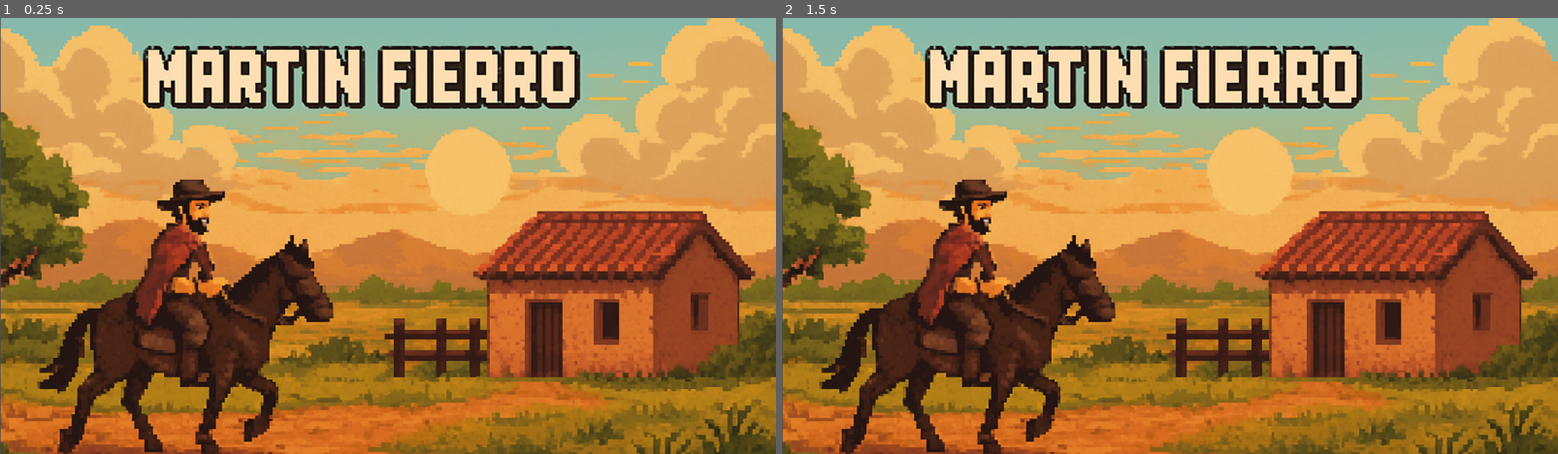
Above: before the commit, frames 1-2 (left to right).
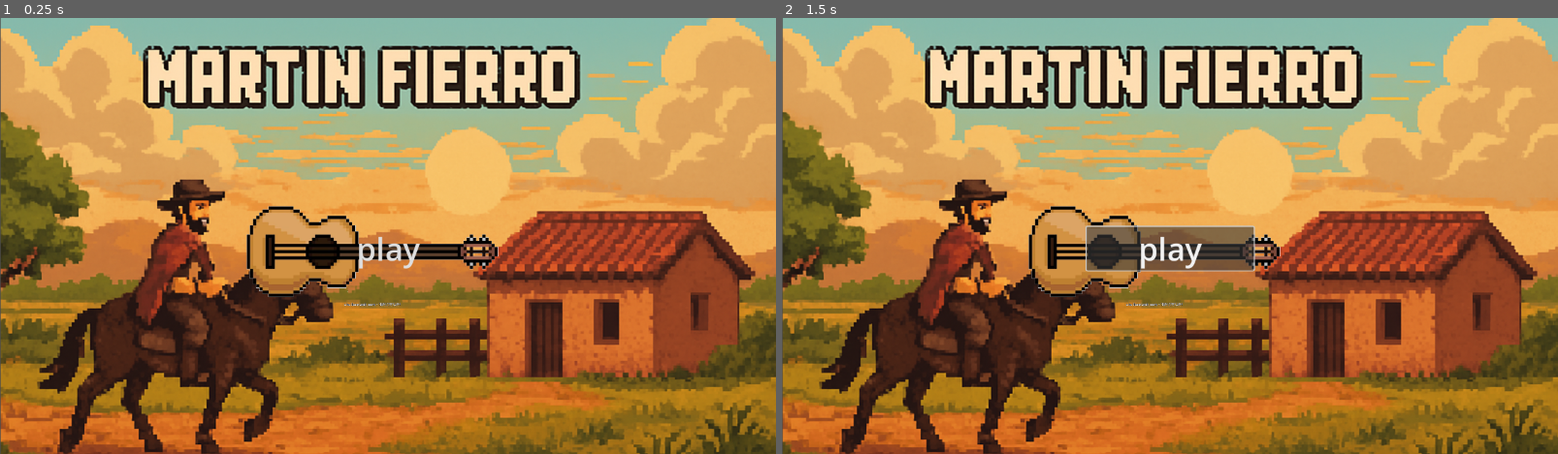
Above: after the commit, the same moments.

Repository: ODICRACK/JuegoMartinFierro
Game: Godot game, scene res://Ecenas/Menu.tscn
Two runs of this game, one before a commit and one after it. Both use one fixed random seed, a clock stepped at 60 frames per second and the inputs below.
Inputs (mouse positions are in pixels of both pictures, inside the frame that each line leads up to):
- Up to frame 1 (0.25 s): no input
- Up to frame 2 (1.5 s): click (1170, 249) at 0.5 s, where only the run after the commit has a clickable "play"; click (1170, 249) at 1.25 s, where only the run after the commit has a clickable "play"

The runs differ from the first frame. In frame 1, 2.7% of the frame differs, in the area x 31-65%, y 43-67%; in frame 2, 3.9%.

Commit message:
decoracion agregado

Diff:
--- a/Ecenas/Menu.tscn
+++ b/Ecenas/Menu.tscn
@@ -1,6 +1,9 @@
-[gd_scene load_steps=2 format=3 uid="uid://cgfjemoqlmi4c"]
+[gd_scene load_steps=4 format=3 uid="uid://cgfjemoqlmi4c"]
 
+[ext_resource type="Texture2D" uid="uid://suw5g8gilx57" path="res://Sprites/pixel_guitar_transparent.png" id="2_q4tns"]
 [ext_resource type="Texture2D" uid="uid://xr304ynpsl4y" path="res://Sprites/ChatGPT Image 10 sept 2025, 09_58_40 p.m..png" id="2_sp3bm"]
+
+[sub_resource type="StyleBoxEmpty" id="StyleBoxEmpty_jxnki"]
 
 [node name="Menu" type="Control"]
 layout_mode = 3
@@ -15,12 +18,36 @@
 
 [node name="TextureRect" type="TextureRect" parent="."]
 layout_mode = 1
-anchors_preset = 9
-anchor_bottom = 1.0
 offset_left = -798.75
 offset_top = -502.75
 offset_right = 801.25
 offset_bottom = 521.25
-grow_vertical = 2
 pivot_offset = Vector2(768, 512)
 texture = ExtResource("2_sp3bm")
+
+[node name="PixelGuitarTransparent" type="Sprite2D" parent="."]
+position = Vector2(-32.5, 40)
+scale = Vector2(0.766714, 0.772322)
+texture = ExtResource("2_q4tns")
+
+[node name="VBoxContainer" type="VBoxContainer" parent="."]
+layout_mode = 1
+anchors_preset = 8
+anchor_left = 0.5
+anchor_top = 0.5
+anchor_right = 0.5
+anchor_bottom = 0.5
+offset_left = -172.0
+offset_top = -207.0
+offset_right = 173.0
+offset_bottom = 260.0
+grow_horizontal = 2
+grow_vertical = 2
+theme_override_constants/separation = 41
+alignment = 1
+
+[node name="Button" type="Button" parent="VBoxContainer"]
+layout_mode = 2
+theme_override_font_sizes/font_size = 65
+theme_override_styles/normal = SubResource("StyleBoxEmpty_jxnki")
+text = "play"
Binary file added: Fuentes de texto/Sparky Stones.ttf
Not shown, added: Fuentes de texto/Sparky Stones.ttf.import
Binary file added: Sprites/pixel_guitar_transparent.png
Not shown, added: Sprites/pixel_guitar_transparent.png.import
Not shown, added: Fuentes de texto/sparky_stones.zip
